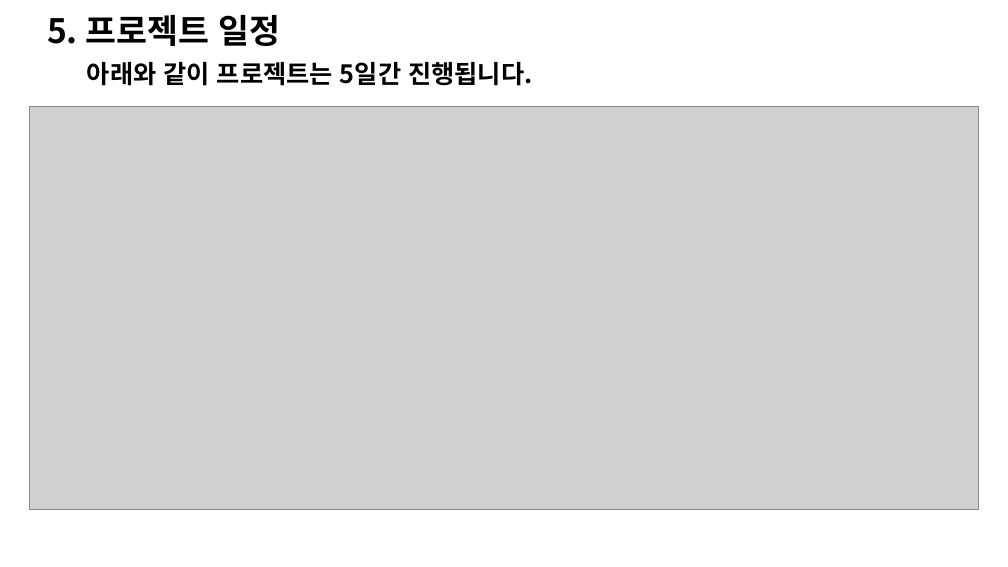
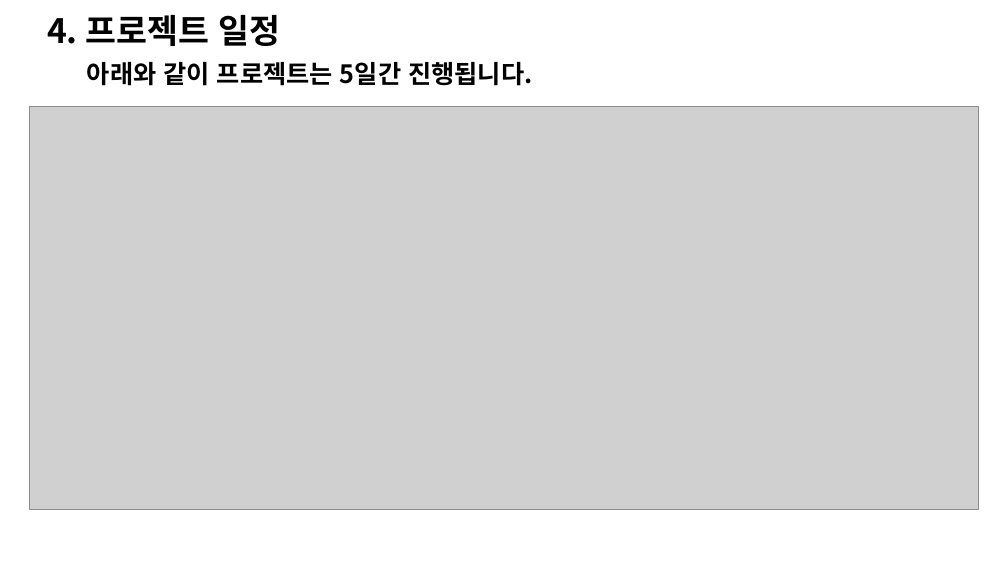
Before and after one commit to knudatascientists/TEAM05-JOOONY-S, a slide deck: slide 6 of Document/프로젝트_계획서(수정5).pptx (slide 7 before the commit). Drawn at 1008x567 pixels with LibreOffice and Linux fonts; fonts in the diff are those of the drawing; grey boxes stand for pictures; background and template pictures are left out. Boxes give left, top, right and bottom in pixels: in the first picture for what was removed or moved away, otherwise in the second. Text is boxed around its words. In the diff, an @@ line names an element or a change of style, - is before the commit and + after.

```diff
--- a/Document/프로젝트_계획서(수정5).pptx
+++ b/Document/프로젝트_계획서(수정5).pptx
@@ text at [47,15,281,46]: text changed @@
-5. 프로젝트 일정
+4. 프로젝트 일정
```
Also in this commit, not shown: 2 other slides changed, 1 slide removed.
